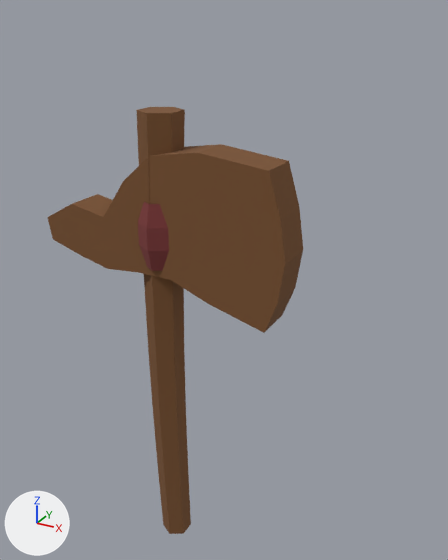
A saved change to the FBX model Assets/Art/Props/WeaponPack/wpn_axe_01.fbx.
Rendered twice from a 50 mm lens placed at (0.664, -0.967, 1.172), pointed at (0.105, 0.05, 0.663). Every picture has the same lights, and +X, +Y and +Z are marked at lower left. The older version comes first. Where no turn or scale is listed for an object, it has been applied to the vertices.

In view in the first picture: 'wpn_axe_01'.
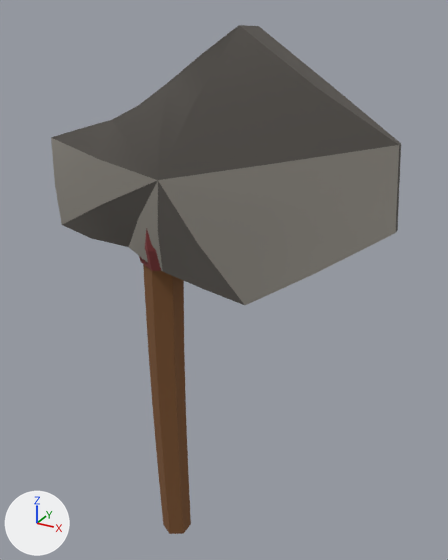
Where the newer file only moved an object's origin or applied its transform, the numbers keep the older frame.

Pixel boxes (x1, y1, x2, y2) of what changed, in the pictures (448 x 560 px):
'wpn_axe_01', reshaped (37% wider, 19% taller)
    before: (48, 107, 303, 534)
    after: (51, 25, 401, 534)
part 1 of me_wpn_axe_01_009, added
    after: (51, 25, 401, 305)
part 2 of me_wpn_axe_01_009, built on
    before: (48, 107, 303, 534)
    after: (139, 228, 191, 534)

The change in detail:
me_wpn_axe_01_009 is used by ob_wpn_axe_01; location (0.0, 0.0, 0.0).
me_wpn_axe_01_009 had 100 vertices, 75 faces and spanned x -0.272..0.276, y -0.062..0.062, z 0.0..1.0.
me_wpn_axe_01_009 now has 128 vertices, 236 faces and spans x -0.214..0.45, y -0.083..0.076, z 0.0..1.146.
me_wpn_axe_01_009 part 1: a new loose piece of 62 vertices spanning x -0.214..0.45, y -0.083..0.076, z 0.654..1.146, in mat_weaponpalette (picture img_weapon_palette_png).
Part 2, on me_wpn_axe_01_009:
34 vertices are removed from x -0.272..0.276, y -0.042..0.042, z 0.62..0.94.
75 faces are deleted.
116 new faces join them.
